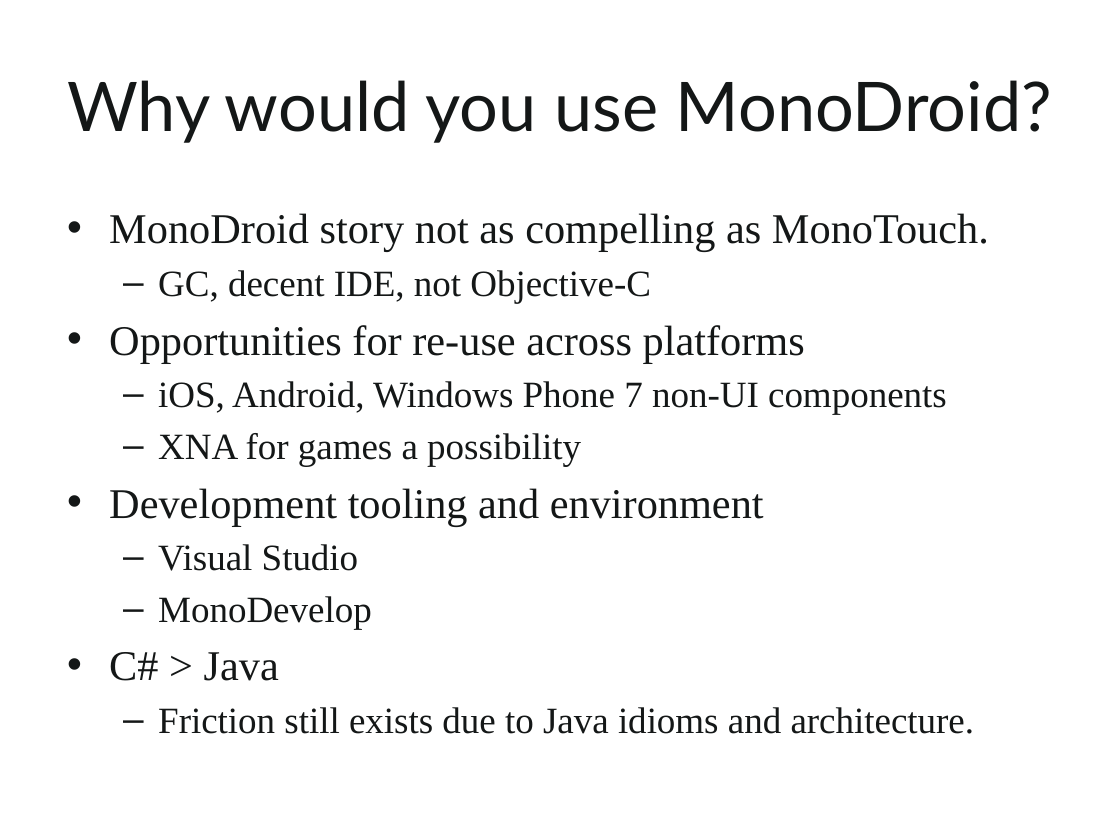
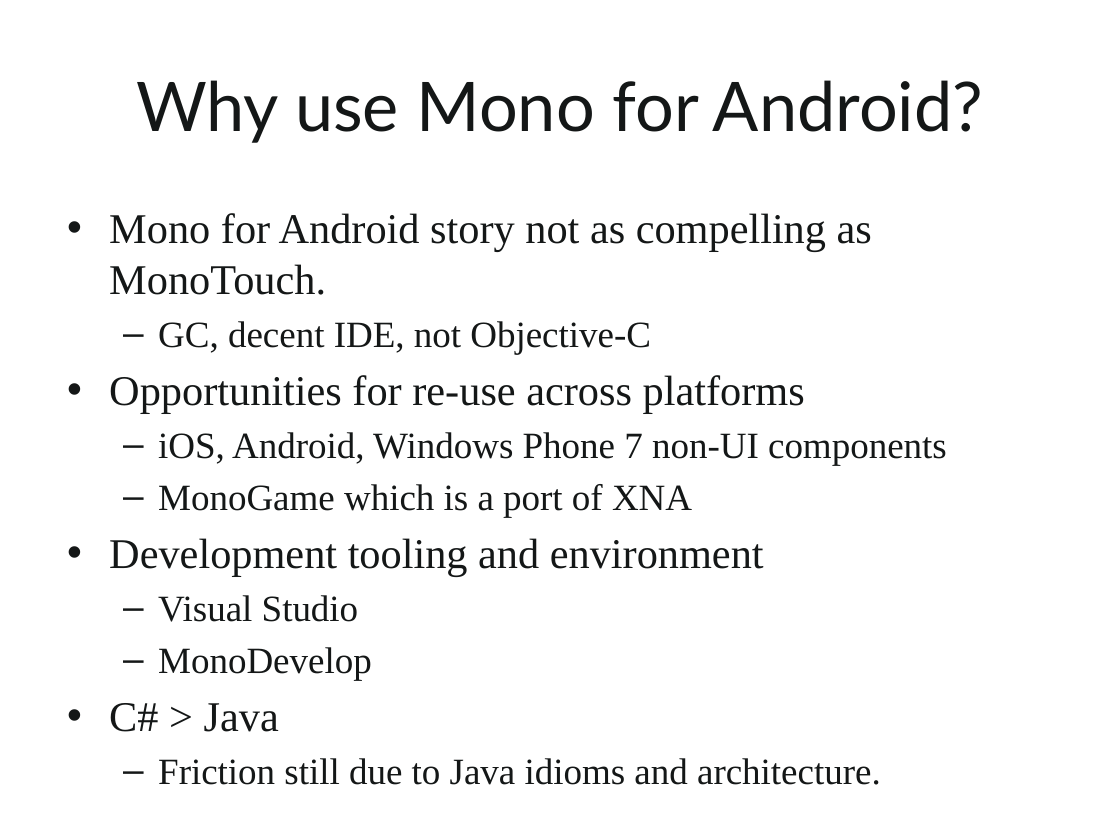
Before and after one commit to kevinmcmahon/MonoDroid101, a slide deck: slide 14 of slides/Monodroid101.pptx. Drawn at 1120x840 pixels with LibreOffice and Linux fonts; fonts in the diff are those of the drawing; background and template pictures are left out. Boxes give left, top, right and bottom in pixels: in the first picture for what was removed or moved away, otherwise in the second. Text is boxed around its words. In the diff, an @@ line names an element or a change of style, - is before the commit and + after.

```diff
--- a/slides/Monodroid101.pptx
+++ b/slides/Monodroid101.pptx
@@ title at (136,80,983,143): text changed @@
-Why would you use MonoDroid?
+Why use Mono for Android?
@@ text at (109,213,872,295): text changed @@
-• MonoDroid story not as compelling as MonoTouch.
+• Mono for Android story not as compelling as MonoTouch.
@@ text at (158,484,692,518): text changed @@
-  – XNA for games a possibility
+  – MonoGame which is a port of XNA
@@ text at (158,758,881,785): text changed @@
-  – Friction still exists due to Java idioms and architecture.
+  – Friction still due to Java idioms and architecture.
```
Also in this commit, not shown: 8 other slides changed, 2 slides added.
